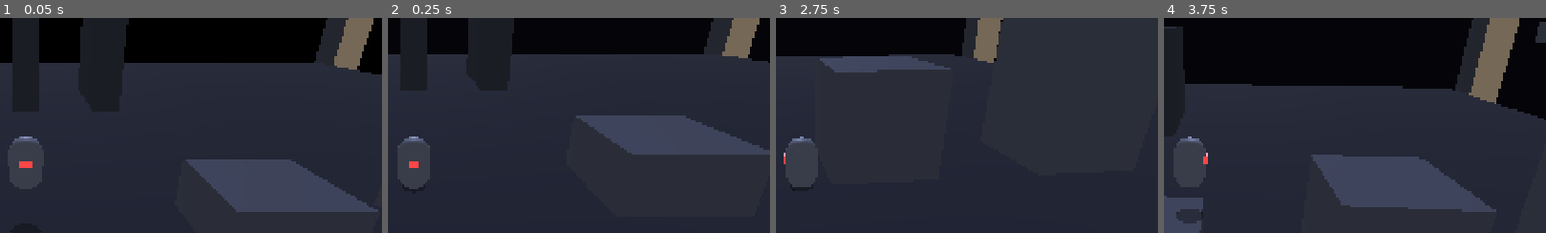
Above: before the commit, frames 1-4 (left to right).
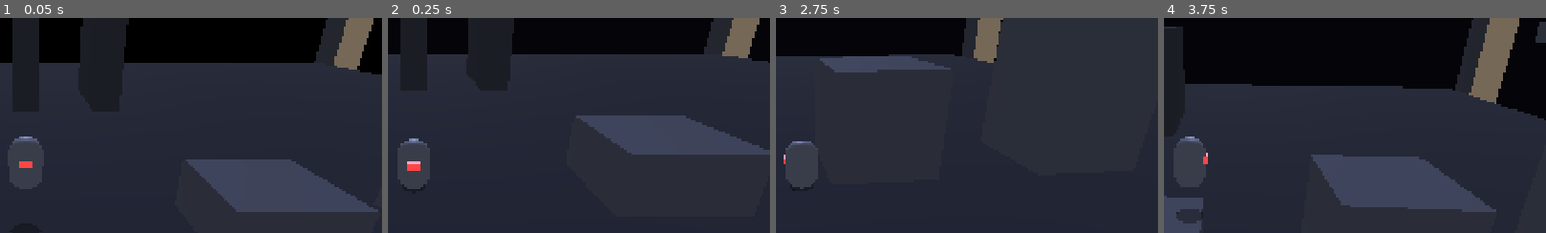
Above: after the commit, the same moments.

Repository: Adam-Vozzo/mobile-game-6
Game: Godot game, scene res://scenes/levels/feel_lab.tscn
The game is run twice, just before and just after one commit, with the same random seed, the same clock (stepped at 60 frames per second) and the same inputs.
Inputs (mouse positions are % of the whole screen's width and height, from its top left):
- Up to frame 1 (0.05 s): no input
- Up to frame 2 (0.25 s): no input
- Up to frame 3 (2.75 s): tap Enter at 0.5 s; move the mouse to (72, 45) at 0.52 s; hold Right (move_right) 0.53-1.25 s; hold Space (jump) 0.53-1.25 s; click (72, 45) at 0.67 s; drag from (30, 55) to (45, 70) at 1.27 s; move the mouse to (60, 28) at 2.02 s; hold Right (move_right) from 2.03 s (still down); hold Space (jump) from 2.03 s (still down)
- Up to frame 4 (3.75 s): release Right (move_right) at 2.75 s; release Space (jump) at 2.75 s; drag from (45, 70) to (20, 35) at 2.77 s; move the mouse to (80, 65) at 3.52 s; hold Left (move_left) from 3.53 s (still down); hold Space (jump) from 3.53 s (still down)
The pictures show only the part of the screen within x 47-97%, y 18-68%; the shares and areas given below are measured in that part.

Frame 1 is identical in both runs. In frame 2, 0.3% of the frame differs, in the area x 2-11%, y 55-80%; in frame 3, 0.2%; in frame 4, less than 0.1%.

Commit message:
Iter 33: squash-stretch animation + math unit tests (#46)
- player.gd: _play_land_squash + _play_jump_stretch (Tween on $Visual.scale,
  zero draw-call cost). _last_fall_speed var captures velocity.y while airborne
  so impact factor is correct on the just_landed frame (velocity.y is already
  zeroed by move_and_slide when just_landed fires). Both methods gated behind
  squash_stretch juice toggle + _is_rebooting guard. respawn() kills in-flight
  tween + resets scale before _run_reboot_effect.
- dev_menu.gd: squash_stretch_param_changed signal.
- dev_menu_overlay.gd: Squash-Stretch — Tuning subsection (Impact scale +
  Stretch scale sliders, 0–1, default 0.5).
- test: _test_squash_stretch_math (17 assertions). 314 → 331 total.
- JUICE.md: Land squish + Jump stretch → prototype.

https://claude.ai/code/session_01UbVkNK7yaiDbBZD2bYEBHr

Diff:
--- a/scripts/autoload/dev_menu.gd
+++ b/scripts/autoload/dev_menu.gd
@@ -30,6 +30,8 @@
 signal reposition_controls_requested
 @warning_ignore("unused_signal")
 signal blob_shadow_param_changed(param: StringName, value: float)
+@warning_ignore("unused_signal")
+signal squash_stretch_param_changed(param: StringName, value: float)
 
 var is_open: bool = false
 var juice_state: Dictionary[StringName, bool] = {
--- a/scripts/player/player.gd
+++ b/scripts/player/player.gd
@@ -36,6 +36,12 @@
 # doubles as the landing-squash trigger for the juice system (see JUICE.md).
 var _was_on_floor_last_frame: bool = false
 var _sticky_frames_remaining: int = 0
+# Squash-stretch: track falling speed before landing so impact factor is correct
+# on the just_landed frame (velocity.y is zeroed by move_and_slide a frame earlier).
+var _last_fall_speed: float = 0.0
+var _impact_squash_scale: float = 0.5   # dev-menu tunable: 0–1
+var _jump_stretch_scale: float = 0.5    # dev-menu tunable: 0–1
+var _squash_tween: Tween = null
 
 @onready var _visual: Node3D = $Visual
 @onready var _body_mesh: MeshInstance3D = $Visual/Body
@@ -48,6 +54,7 @@
 
 	if Engine.has_singleton("DevMenu") or has_node("/root/DevMenu"):
 		DevMenu.controller_profile_changed.connect(_on_dev_profile_changed)
+		DevMenu.squash_stretch_param_changed.connect(_on_squash_stretch_param)
 	if has_node("/root/TouchInput"):
 		TouchInput.jump_pressed.connect(_on_jump_pressed)
 
@@ -104,6 +111,9 @@
 		_last_grounded_pos_y = global_position.y
 	else:
 		_coyote_timer = maxf(0.0, _coyote_timer - delta)
+		# Capture falling speed while airborne. On the just_landed frame, on_floor
+		# is true so this branch is skipped, preserving the pre-landing value.
+		_last_fall_speed = velocity.y
 	if _buffer_timer > 0.0:
 		_buffer_timer = maxf(0.0, _buffer_timer - delta)
 	# Landing detection for Assisted profile sticky-landing mechanic (and juice).
@@ -116,6 +126,9 @@
 			_sticky_frames_remaining -= 1
 		else:
 			_sticky_frames_remaining = 0  # took off before window expired
+	if just_landed and not _is_rebooting and DevMenu.is_juice_on(&"squash_stretch"):
+		var impact := clampf(-_last_fall_speed / profile.terminal_velocity, 0.0, 1.0)
+		_play_land_squash(impact)
 	_was_on_floor_last_frame = on_floor
 
 
@@ -177,6 +190,8 @@
 		velocity.y = profile.jump_velocity
 		_buffer_timer = 0.0
 		_coyote_timer = 0.0
+		if DevMenu.is_juice_on(&"squash_stretch"):
+			_play_jump_stretch()
 
 
 func _cut_jump(jump_released: bool) -> void:
@@ -195,6 +210,35 @@
 	var target_yaw := atan2(-velocity.x, -velocity.z)
 	_visual.rotation.y = lerp_angle(_visual.rotation.y, target_yaw,
 		clampf(visual_turn_speed * delta, 0.0, 1.0))
+
+
+func _play_land_squash(impact: float) -> void:
+	if _visual == null:
+		return
+	var squash_y  := 1.0 - impact * 0.45 * _impact_squash_scale
+	var squash_xz := 1.0 + impact * 0.20 * _impact_squash_scale
+	if _squash_tween:
+		_squash_tween.kill()
+	_squash_tween = create_tween()
+	_squash_tween.set_ease(Tween.EASE_OUT).set_trans(Tween.TRANS_SPRING)
+	_squash_tween.tween_property(_visual, "scale",
+		Vector3(squash_xz, squash_y, squash_xz), 0.06)
+	_squash_tween.tween_property(_visual, "scale", Vector3.ONE, 0.25)
+
+
+func _play_jump_stretch() -> void:
+	if _visual == null:
+		return
+	var stretch_y  := 1.0 + 0.30 * _jump_stretch_scale
+	var stretch_xz := 1.0 - 0.15 * _jump_stretch_scale
+	if _squash_tween:
+		_squash_tween.kill()
+	_squash_tween = create_tween()
+	_squash_tween.set_ease(Tween.EASE_OUT).set_trans(Tween.TRANS_QUAD)
+	_squash_tween.tween_property(_visual, "scale",
+		Vector3(stretch_xz, stretch_y, stretch_xz), 0.05)
+	_squash_tween.set_ease(Tween.EASE_IN_OUT).set_trans(Tween.TRANS_SINE)
+	_squash_tween.tween_property(_visual, "scale", Vector3.ONE, 0.18)
 
 
 func respawn() -> void:
@@ -207,6 +251,12 @@
 	# so without this they would still be "live" after a 0.5 s reboot sequence.
 	_buffer_timer = 0.0
 	_coyote_timer = 0.0
+	# Kill any running squash-stretch tween so it doesn't fight _run_reboot_effect.
+	if _squash_tween != null:
+		_squash_tween.kill()
+		_squash_tween = null
+	if _visual != null:
+		_visual.scale = Vector3.ONE
 	if has_node("/root/Game"):
 		Game.register_attempt()
 		Game.player_respawned.emit()
@@ -229,6 +279,12 @@
 func _on_dev_profile_changed(new_profile: Resource) -> void:
 	if new_profile is ControllerProfile:
 		set_profile(new_profile)
+
+
+func _on_squash_stretch_param(param: StringName, value: float) -> void:
+	match param:
+		&"impact_squash_scale": _impact_squash_scale = value
+		&"jump_stretch_scale":  _jump_stretch_scale = value
 
 
 func _run_reboot_effect() -> void:
--- a/tests/test_controller_kinematics.gd
+++ b/tests/test_controller_kinematics.gd
@@ -50,6 +50,7 @@
 	_test_sticky_landing_damping()
 	_test_cut_jump_behavior()
 	_test_gravity_integration()
+	_test_squash_stretch_math()
 	_report()
 
 
@@ -1191,3 +1192,55 @@
 func _gravity_step(vy: float, g: float, terminal: float, delta: float) -> float:
 	## Mirrors player.gd::_apply_gravity: vy' = max(-terminal, vy - g * delta).
 	return maxf(-terminal, vy - g * delta)
+
+
+func _test_squash_stretch_math() -> void:
+	## Mirrors the impact-factor derivation and scale formulas in player.gd
+	## _play_land_squash / _play_jump_stretch. Pure math — no node needed.
+	print("\n-- Squash-stretch math (impact factor + scale formulas) --")
+	var terminal := 20.0
+
+	# Impact factor: clamp(-vy / terminal, 0, 1)
+	_ok("impact: vy=0 → 0.0 (step-down)",
+		_near(clampf(0.0 / terminal, 0.0, 1.0), 0.0))
+	_ok("impact: half terminal → 0.5",
+		_near(clampf(10.0 / terminal, 0.0, 1.0), 0.5))
+	_ok("impact: full terminal → 1.0",
+		_near(clampf(20.0 / terminal, 0.0, 1.0), 1.0))
+	_ok("impact: over terminal → clamped 1.0",
+		_near(clampf(30.0 / terminal, 0.0, 1.0), 1.0))
+	_ok("impact: positive vy (impossible landing) → clamped 0.0",
+		_near(clampf(-5.0 / terminal, 0.0, 1.0), 0.0))
+
+	# Landing squash formulas at impact_squash_scale=1.0 (full intensity).
+	# squash_y  = 1.0 - impact * 0.45;  squash_xz = 1.0 + impact * 0.20
+	for impact in [0.0, 0.5, 1.0]:
+		var squash_y  := 1.0 - impact * 0.45
+		var squash_xz := 1.0 + impact * 0.20
+		_ok("squash: impact %.1f → squash_y <= 1.0 (Y compresses or stays)" % impact,
+			squash_y <= 1.0)
+		_ok("squash: impact %.1f → squash_xz >= 1.0 (XZ expands or stays)" % impact,
+			squash_xz >= 1.0)
+
+	# At impact=1, volume conservation is approximate: squash_y * squash_xz^2 ≈ 0.55 * 1.2^2.
+	var sq_y := 1.0 - 1.0 * 0.45
+	var sq_xz := 1.0 + 1.0 * 0.20
+	_ok("squash at full impact: Y+XZ expand/compress in opposite directions",
+		sq_y < 1.0 and sq_xz > 1.0)
+
+	# At scale=0.0 both formulas produce identity (no squash).
+	var squash_y_off  := 1.0 - 1.0 * 0.45 * 0.0
+	var squash_xz_off := 1.0 + 1.0 * 0.20 * 0.0
+	_ok("squash: scale=0 → squash_y == 1.0 (identity)",
+		_near(squash_y_off, 1.0))
+	_ok("squash: scale=0 → squash_xz == 1.0 (identity)",
+		_near(squash_xz_off, 1.0))
+
+	# Jump-stretch formulas at jump_stretch_scale=1.0.
+	# stretch_y = 1.0 + 0.30 * scale;  stretch_xz = 1.0 - 0.15 * scale
+	var str_y  := 1.0 + 0.30 * 1.0
+	var str_xz := 1.0 - 0.15 * 1.0
+	_ok("stretch: scale=1 → stretch_y > 1.0 (Y elongates)",   str_y > 1.0)
+	_ok("stretch: scale=1 → stretch_xz < 1.0 (XZ compresses)", str_xz < 1.0)
+	_ok("stretch: Y elongates and XZ compresses together",
+		str_y > 1.0 and str_xz < 1.0)
--- a/tools/dev_menu/dev_menu_overlay.gd
+++ b/tools/dev_menu/dev_menu_overlay.gd
@@ -266,6 +266,7 @@
 			func(pressed: bool) -> void: DevMenu.set_juice(captured_key, pressed))
 		_juice_boxes[key] = btn
 	_build_blob_shadow_tuning(vbox)
+	_build_squash_stretch_tuning(vbox)
 
 
 func _build_blob_shadow_tuning(vbox: VBoxContainer) -> void:
@@ -417,6 +418,19 @@
 		mn: float, mx: float, step: float, default_val: float) -> void:
 	_make_slider(parent, label_text, mn, mx, step,
 		func(v: float) -> void: DevMenu.blob_shadow_param_changed.emit(param, v),
+		default_val)
+
+
+func _build_squash_stretch_tuning(vbox: VBoxContainer) -> void:
+	vbox.add_child(_make_label("Squash-Stretch — Tuning", SECTION_FONT_SIZE, false))
+	_make_squash_slider(vbox, "Impact scale",  &"impact_squash_scale", 0.0, 1.0, 0.01, 0.5)
+	_make_squash_slider(vbox, "Stretch scale", &"jump_stretch_scale",  0.0, 1.0, 0.01, 0.5)
+
+
+func _make_squash_slider(parent: Node, label_text: String, param: StringName,
+		mn: float, mx: float, step: float, default_val: float) -> void:
+	_make_slider(parent, label_text, mn, mx, step,
+		func(v: float) -> void: DevMenu.squash_stretch_param_changed.emit(param, v),
 		default_val)
 
 
Not shown, changed: README.md
Not shown, changed: docs/JUICE.md
Not shown, changed: docs/PLAN.md
